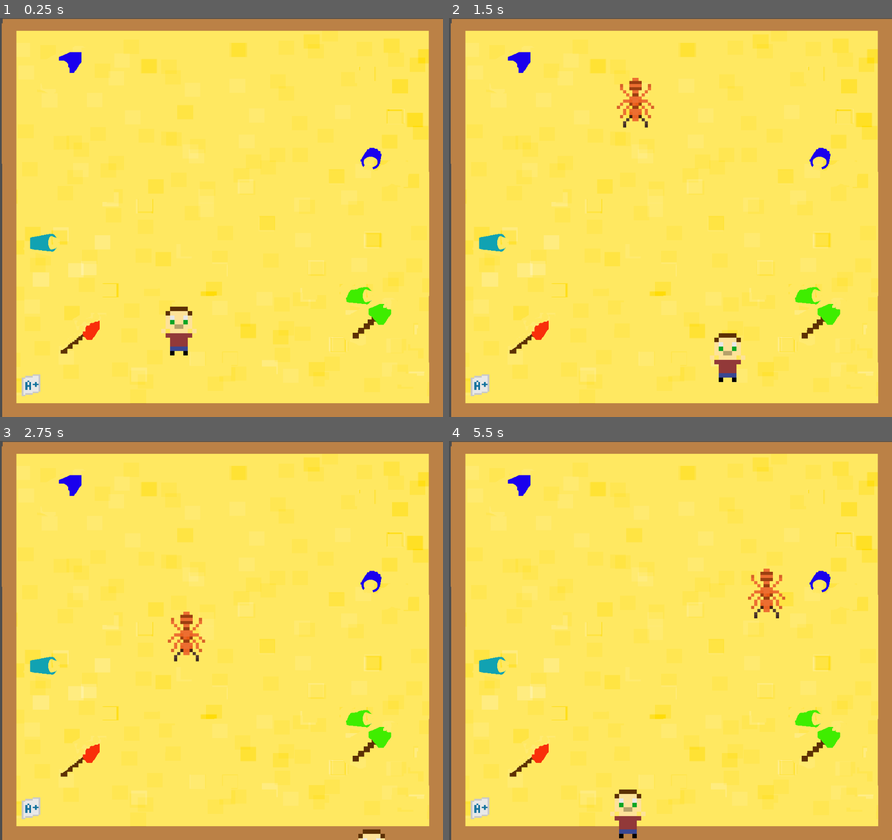
Above: before the commit, frames 1-4 (two rows, left to right).
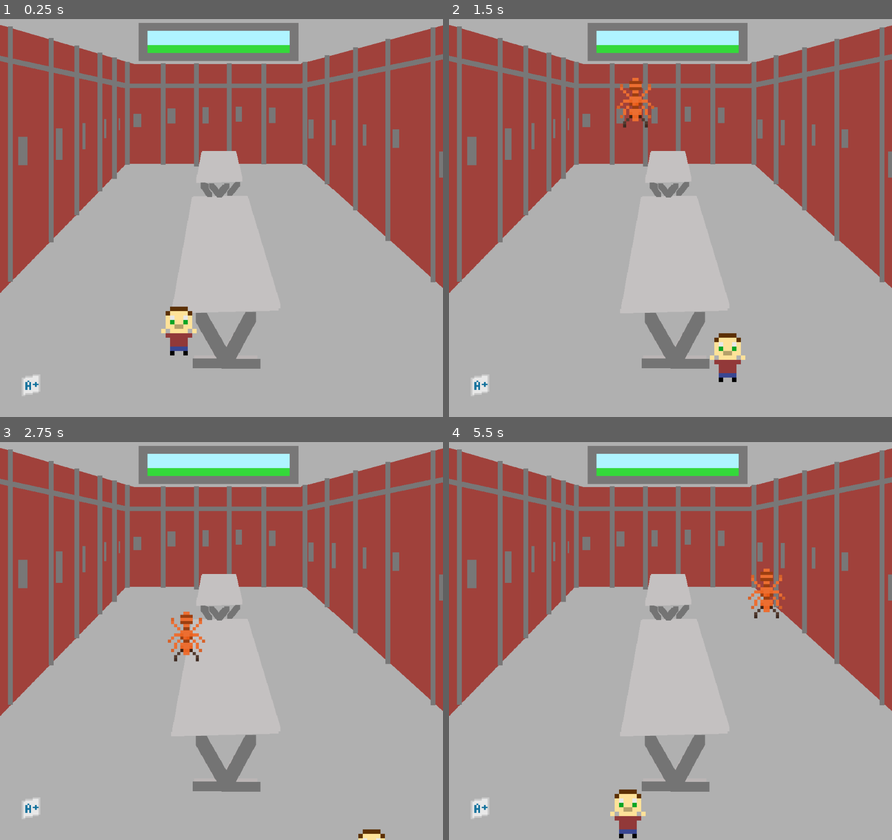
Above: after the commit, the same moments.

Repository: nsriv531/social-rejects-destinking
Game: Godot game, scene res://scenes/L_3.tscn
Two runs of this game, one before a commit and one after it. Both use one fixed random seed, a clock stepped at 60 frames per second and the inputs below. This scene is started directly instead of the project's main scene.
Inputs:
- Up to frame 1 (0.25 s): no input
- Up to frame 2 (1.5 s): hold Right (right) 0.53-1.28 s; tap Space (shoot) at 0.6, 1.35 s; hold S (down) from 1.28 s (still down)
- Up to frame 3 (2.75 s): release S (down) at 2.03 s; hold Right (right) from 2.03 s (still down); tap Space (shoot) at 2.1 s
- Up to frame 4 (5.5 s): release Right (right) at 2.78 s; hold W (up) 2.78-3.53 s; tap Space (shoot) every 0.75 s from 2.85 to 5.1 s; hold A (left) 3.53-5.03 s; hold S (down) from 5.03 s (still down)

The runs differ from the first frame. In frame 1, 99% of the frame differs, in the area x 0-100%, y 0-100%; in frame 2, 99%; in frame 3, 99%; in frame 4, 99%.

Commit message:
level fixes

Diff:
--- a/scenes/L_3.tscn
+++ b/scenes/L_3.tscn
@@ -1,19 +1,19 @@
 [gd_scene load_steps=6 format=3 uid="uid://cpeyely38ffn8"]
 
 [ext_resource type="Script" path="res://scripts/world.gd" id="1_qe86s"]
-[ext_resource type="Texture2D" uid="uid://brboer6j2ukb2" path="res://sprites/sandbox.png" id="2_t8e02"]
+[ext_resource type="Texture2D" uid="uid://ct5tpc2osrk6y" path="res://sprites/g9level.png" id="2_t3doy"]
 [ext_resource type="PackedScene" uid="uid://10a7wq5hjg3w" path="res://scenes/player.tscn" id="3_a6rky"]
 [ext_resource type="PackedScene" uid="uid://bwbw20gse1yo5" path="res://scenes/enemy.tscn" id="4_aec68"]
 [ext_resource type="PackedScene" uid="uid://1s42mu7p5uax" path="res://scenes/health_1.tscn" id="5_ddlgy"]
 
-[node name="L1" type="Node2D"]
+[node name="L3" type="Node2D"]
 script = ExtResource("1_qe86s")
 
-[node name="Sand_backround" type="Sprite2D" parent="."]
+[node name="grade6_background" type="Sprite2D" parent="."]
 light_mask = 0
 position = Vector2(503, 451)
 scale = Vector2(1.1045, 0.997222)
-texture = ExtResource("2_t8e02")
+texture = ExtResource("2_t3doy")
 region_enabled = true
 region_rect = Rect2(0, 0, 1000, 900)
 
--- a/scenes/L_4.tscn
+++ b/scenes/L_4.tscn
@@ -1,19 +1,19 @@
 [gd_scene load_steps=6 format=3 uid="uid://miukhnkmti14"]
 
 [ext_resource type="Script" path="res://scripts/world.gd" id="1_t1g7y"]
-[ext_resource type="Texture2D" uid="uid://brboer6j2ukb2" path="res://sprites/sandbox.png" id="2_hogcs"]
+[ext_resource type="Texture2D" uid="uid://d2amre3ti587u" path="res://sprites/g12level.png" id="2_xqlp1"]
 [ext_resource type="PackedScene" uid="uid://10a7wq5hjg3w" path="res://scenes/player.tscn" id="3_kinpp"]
 [ext_resource type="PackedScene" uid="uid://bwbw20gse1yo5" path="res://scenes/enemy.tscn" id="4_n6clj"]
 [ext_resource type="PackedScene" uid="uid://1s42mu7p5uax" path="res://scenes/health_1.tscn" id="5_q71vw"]
 
-[node name="L1" type="Node2D"]
+[node name="L4" type="Node2D"]
 script = ExtResource("1_t1g7y")
 
-[node name="Sand_backround" type="Sprite2D" parent="."]
+[node name="grade12_background" type="Sprite2D" parent="."]
 light_mask = 0
 position = Vector2(503, 451)
 scale = Vector2(1.1045, 0.997222)
-texture = ExtResource("2_hogcs")
+texture = ExtResource("2_xqlp1")
 region_enabled = true
 region_rect = Rect2(0, 0, 1000, 900)
 
--- a/scenes/L_5.tscn
+++ b/scenes/L_5.tscn
@@ -1,19 +1,19 @@
 [gd_scene load_steps=6 format=3 uid="uid://b1u3uxrtuyheq"]
 
 [ext_resource type="Script" path="res://scripts/world.gd" id="1_i17pw"]
-[ext_resource type="Texture2D" uid="uid://brboer6j2ukb2" path="res://sprites/sandbox.png" id="2_b5ssx"]
+[ext_resource type="Texture2D" uid="uid://4dxe6377gvtr" path="res://sprites/unilevel.png" id="2_7befk"]
 [ext_resource type="PackedScene" uid="uid://10a7wq5hjg3w" path="res://scenes/player.tscn" id="3_uen0g"]
 [ext_resource type="PackedScene" uid="uid://bwbw20gse1yo5" path="res://scenes/enemy.tscn" id="4_jyjbw"]
 [ext_resource type="PackedScene" uid="uid://1s42mu7p5uax" path="res://scenes/health_1.tscn" id="5_8g6lh"]
 
-[node name="L1" type="Node2D"]
+[node name="L5" type="Node2D"]
 script = ExtResource("1_i17pw")
 
-[node name="Sand_backround" type="Sprite2D" parent="."]
+[node name="uni_background" type="Sprite2D" parent="."]
 light_mask = 0
 position = Vector2(503, 451)
 scale = Vector2(1.1045, 0.997222)
-texture = ExtResource("2_b5ssx")
+texture = ExtResource("2_7befk")
 region_enabled = true
 region_rect = Rect2(0, 0, 1000, 900)
 
--- a/scenes/level_select.tscn
+++ b/scenes/level_select.tscn
@@ -71,9 +71,9 @@
 text = "BACK TO MAIN MENU"
 
 [connection signal="pressed" from="L1" to="." method="_on_l_1_pressed"]
-[connection signal="pressed" from="L2" to="." method="_on_l_1_pressed"]
-[connection signal="pressed" from="L3" to="." method="_on_l_1_pressed"]
-[connection signal="pressed" from="L4" to="." method="_on_l_1_pressed"]
-[connection signal="pressed" from="L5" to="." method="_on_l_1_pressed"]
+[connection signal="pressed" from="L2" to="." method="_on_l_2_pressed"]
+[connection signal="pressed" from="L3" to="." method="_on_l_3_pressed"]
+[connection signal="pressed" from="L4" to="." method="_on_l_4_pressed"]
+[connection signal="pressed" from="L5" to="." method="_on_l_5_pressed"]
 [connection signal="pressed" from="back_button" to="." method="_on_l_1_pressed"]
 [connection signal="pressed" from="back_button" to="." method="_on_back_button_pressed"]
Not shown, changed: sprites/ai_projectile.png.import
Not shown, changed: sprites/cancerboy_adult.png.import
Not shown, changed: sprites/cancerboy_kid.png.import
Not shown, changed: sprites/cancerboy_teen.png.import
Not shown, changed: sprites/genenemy_projectile.png.import
Not shown, changed: sprites/oldman_projectile.png.import
Not shown, changed: sprites/pen.png.import
